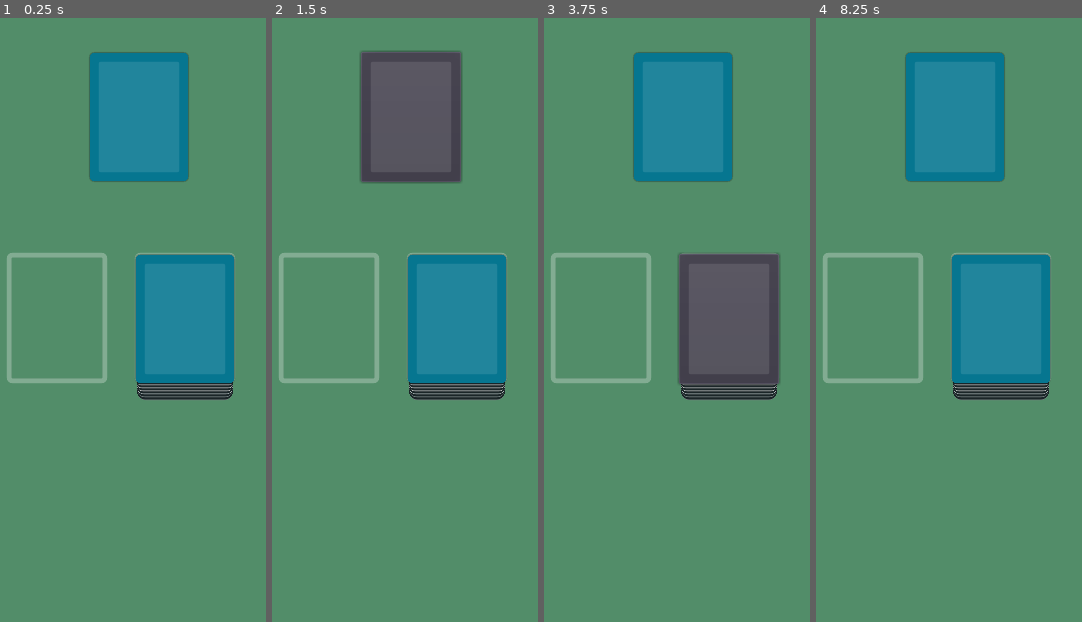
Above: before the commit, frames 1-4 (left to right).
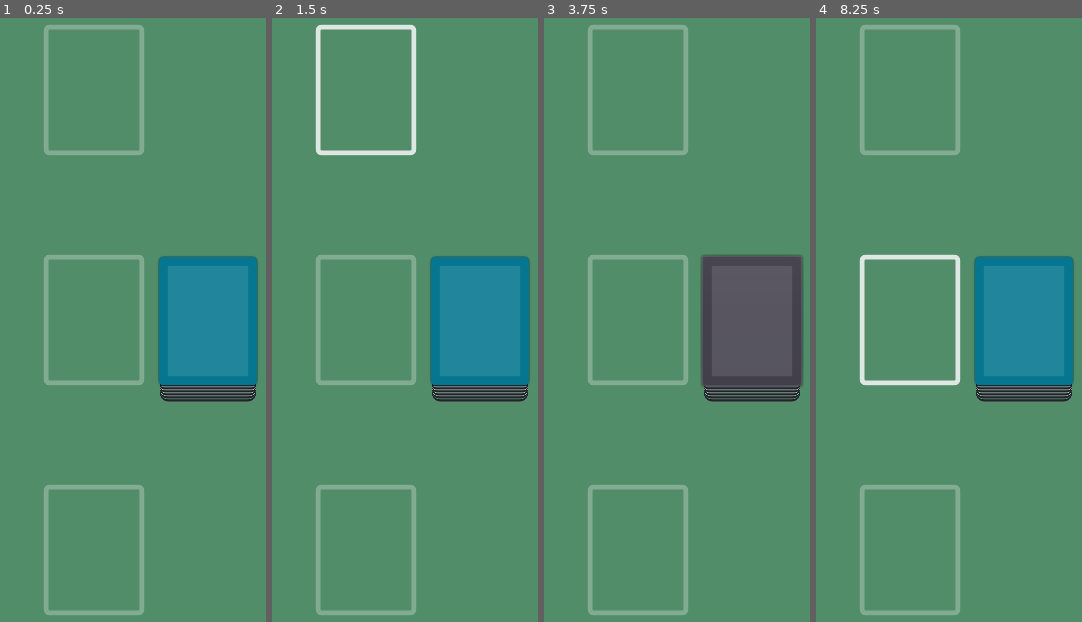
Above: after the commit, the same moments.

Repository: dancras/snap
Game: Godot game, scene res://Main.tscn
The game is run twice, just before and just after one commit, with the same random seed, the same clock (stepped at 60 frames per second) and the same inputs.
Inputs (mouse positions are in pixels of both pictures, inside the frame that each line leads up to):
- Up to frame 1 (0.25 s): no input
- Up to frame 2 (1.5 s): click (410, 114) at 0.52 s; click (410, 114) at 1.27 s
- Up to frame 3 (3.75 s): click (682, 114) at 2.02 s; click (682, 114) at 2.77 s; tap Enter at 3.5 s; move the mouse to (716, 295) at 3.52 s
- Up to frame 4 (8.25 s): tap Space at 4.25, 5.75, 7.25 s; move the mouse to (837, 362) at 4.27 s; tap Enter at 5, 6.5 s; move the mouse to (946, 187) at 5.02 s; move the mouse to (893, 458) at 5.77 s; move the mouse to (1018, 422) at 6.52 s; move the mouse to (outside the picture) at 7.27 s; move the mouse to (927, 326) at 8.02 s

The runs differ from the first frame. In frame 1, 18% of the frame differs, in the area x 2-97%, y 1-99%; in frame 2, 19%, in the area x 2-97%, y 0-99%; in frame 3, 17%; in frame 4, 19%.

Commit message:
Add card dragging between decks

Diff:
--- a/Card.gd
+++ b/Card.gd
@@ -30,10 +30,16 @@
 func _ready():
     pass # Replace with function body.
 
-func set_suit_and_rank(suit, rank):
-    suit = suit
-    rank = rank
+func set_suit_and_rank(new_suit, new_rank):
+    suit = new_suit
+    rank = new_rank
     $CardFront.set_suit_and_rank(suit, rank)
 
+func can_drop_data(position, data):
+    return get_parent().can_drop_data(position, data)
+
+func drop_data(position, data):
+    return get_parent().drop_data(position, data)
+
 func get_drag_data(position):
-    return get_parent().cards.back()
+    return get_parent().get_drag_data(position)
--- a/CardBack.gd
+++ b/CardBack.gd
@@ -14,3 +14,9 @@
     set_drag_preview(preview)
 
     return get_parent().get_drag_data(position)
+
+func can_drop_data(position, data):
+    return get_parent().can_drop_data(position, data)
+
+func drop_data(position, data):
+    get_parent().drop_data(position, data)
--- a/CardFront.gd
+++ b/CardFront.gd
@@ -127,9 +127,7 @@
 
 
 func can_drop_data(position, data):
-    return true
+    return get_parent().can_drop_data(position, data)
 
 func drop_data(position, data):
-    pass
-#    rank += 1
-#    set_rank_to_nodes()
+    get_parent().drop_data(position, data)
--- a/Deck.gd
+++ b/Deck.gd
@@ -1,4 +1,6 @@
 extends Control
+
+export var face_up = false
 
 # A card is [suit: int, rank: int]
 var cards = []
@@ -8,6 +10,9 @@
 
 
 func _ready():
+    $TopDeck/CardBack.visible = !face_up
+    $TopDeck/CardFront.visible = face_up
+
     update_children()
 
 
@@ -33,7 +38,7 @@
     for child in get_children():
         child.hide()
 
-    $EmptyDeck.show()
+    $EmptyDeck.visible = total_cards == 0
 
     $TopDeck.visible = total_cards > 0
     $TopDeck.rect_position.y = TOP_DECK_BASE - (total_cards / 54.0) * 18
@@ -58,6 +63,14 @@
         $TopDeck.show()
         $TopDeck.set_suit_and_rank(card_data[0], card_data[1])
 
+func get_drag_data(_position):
+    var drag_card = cards.pop_back()
+    update_children()
+    return drag_card
 
-func _on_TopDeck_dragged():
-    $TopDeck.rect_global_position = rect_global_position
+func can_drop_data(position, data):
+    return true
+
+func drop_data(position, data):
+    cards.push_back(data)
+    update_children()
--- a/Deck.tscn
+++ b/Deck.tscn
@@ -1,9 +1,11 @@
-[gd_scene load_steps=10 format=2]
+[gd_scene load_steps=11 format=2]
 
 [ext_resource path="res://Card.tscn" type="PackedScene" id=1]
 [ext_resource path="res://Deck.gd" type="Script" id=2]
+[ext_resource path="res://EmptyDeck.gd" type="Script" id=3]
 
-[sub_resource type="StyleBoxFlat" id=7]
+[sub_resource type="StyleBoxFlat" id=1]
+resource_local_to_scene = true
 bg_color = Color( 0, 0, 0, 0 )
 border_width_left = 5
 border_width_top = 5
@@ -75,7 +77,8 @@
 [node name="EmptyDeck" type="Panel" parent="."]
 margin_right = 100.0
 margin_bottom = 130.0
-custom_styles/panel = SubResource( 7 )
+custom_styles/panel = SubResource( 1 )
+script = ExtResource( 3 )
 __meta__ = {
 "_edit_use_anchors_": false
 }
@@ -140,9 +143,12 @@
 margin_right = 98.0
 margin_bottom = 132.0
 rect_pivot_offset = Vector2( 103.82, 32.2529 )
-custom_styles/panel = SubResource( 6 )
+custom_styles/panel = SubResource( 7 )
 __meta__ = {
 "_edit_use_anchors_": false
 }
 
 [node name="TopDeck" parent="." instance=ExtResource( 1 )]
+visible = false
+[connection signal="mouse_entered" from="EmptyDeck" to="EmptyDeck" method="_on_EmptyDeck_mouse_entered"]
+[connection signal="mouse_exited" from="EmptyDeck" to="EmptyDeck" method="_on_EmptyDeck_mouse_exited"]
--- /dev/null
+++ b/EmptyDeck.gd
@@ -0,0 +1,32 @@
+extends Panel
+
+var original_alpha
+# Declare member variables here. Examples:
+# var a = 2
+# var b = "text"
+
+
+# Called when the node enters the scene tree for the first time.
+func _ready():
+    pass # Replace with function body.
+
+
+# Called every frame. 'delta' is the elapsed time since the previous frame.
+#func _process(delta):
+#    pass
+
+func can_drop_data(position, data):
+    return get_parent().can_drop_data(position, data)
+
+func drop_data(position, data):
+    get_parent().drop_data(position, data)
+
+func _on_EmptyDeck_mouse_entered():
+    var panel_stylebox = get("custom_styles/panel")
+    original_alpha = panel_stylebox.border_color.a
+    panel_stylebox.border_color.a = 0.8
+
+
+func _on_EmptyDeck_mouse_exited():
+    var panel_stylebox = get("custom_styles/panel")
+    panel_stylebox.border_color.a = original_alpha
--- a/Main.tscn
+++ b/Main.tscn
@@ -82,20 +82,40 @@
 margin_right = 117.0
 margin_bottom = 636.0
 
-[node name="Card" parent="." instance=ExtResource( 1 )]
-margin_left = 174.514
-margin_top = 42.8657
-margin_right = 274.514
-margin_bottom = 172.866
-
 [node name="DrawDeck" parent="." instance=ExtResource( 2 )]
-margin_left = 221.163
-margin_top = 243.671
-margin_right = -38.8368
-margin_bottom = -248.329
+anchor_left = 1.0
+anchor_top = 0.5
+anchor_bottom = 0.5
+margin_left = -116.0
+margin_top = -74.0
+margin_right = -16.0
+margin_bottom = 74.0
 
 [node name="PlayDeck" parent="." instance=ExtResource( 2 )]
-margin_left = 92.9669
-margin_top = 244.16
-margin_right = -167.033
-margin_bottom = -247.84
+anchor_left = 0.5
+anchor_top = 0.5
+anchor_right = 0.5
+anchor_bottom = 0.5
+margin_left = -50.0
+margin_top = -74.0
+margin_right = 50.0
+margin_bottom = 74.0
+face_up = true
+
+[node name="MyDeck" parent="." instance=ExtResource( 2 )]
+anchor_left = 0.5
+anchor_top = 1.0
+anchor_right = 0.5
+margin_left = -50.0
+margin_top = -164.0
+margin_right = 50.0
+margin_bottom = -16.0
+
+[node name="TheirDeck" parent="." instance=ExtResource( 2 )]
+anchor_left = 0.5
+anchor_right = 0.5
+anchor_bottom = 0.0
+margin_left = -50.0
+margin_top = 16.0
+margin_right = 50.0
+margin_bottom = 164.0
Not shown: 9 places in Deck.tscn that only renumber resources
